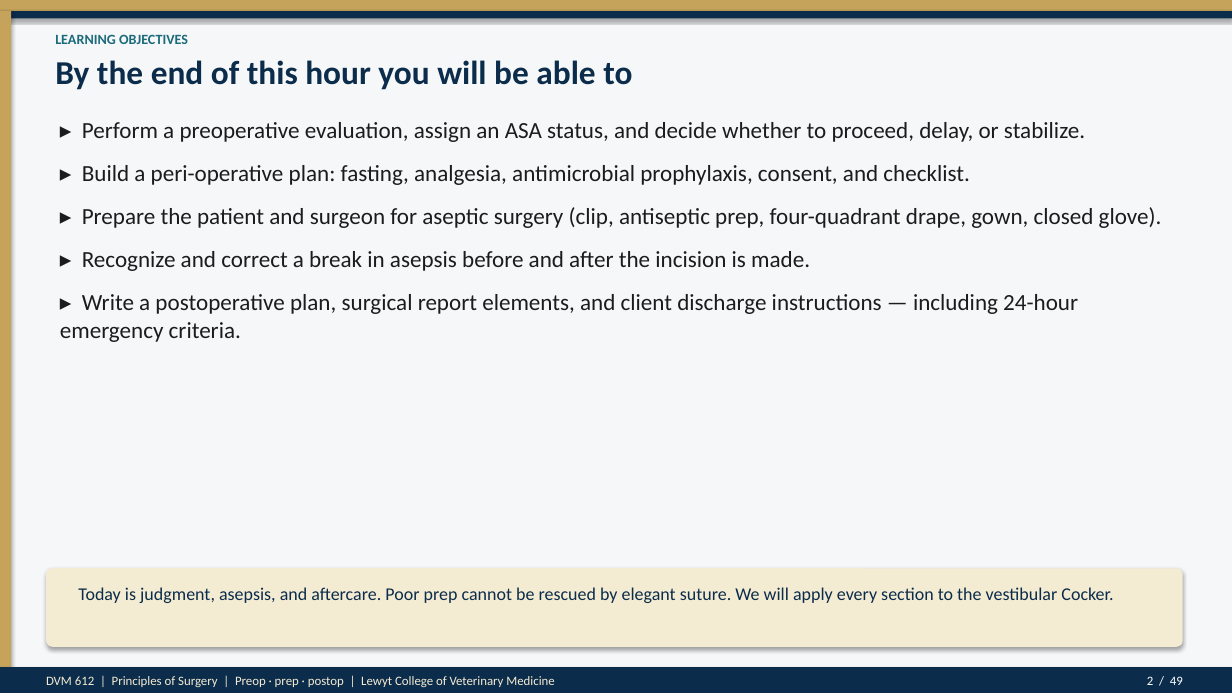
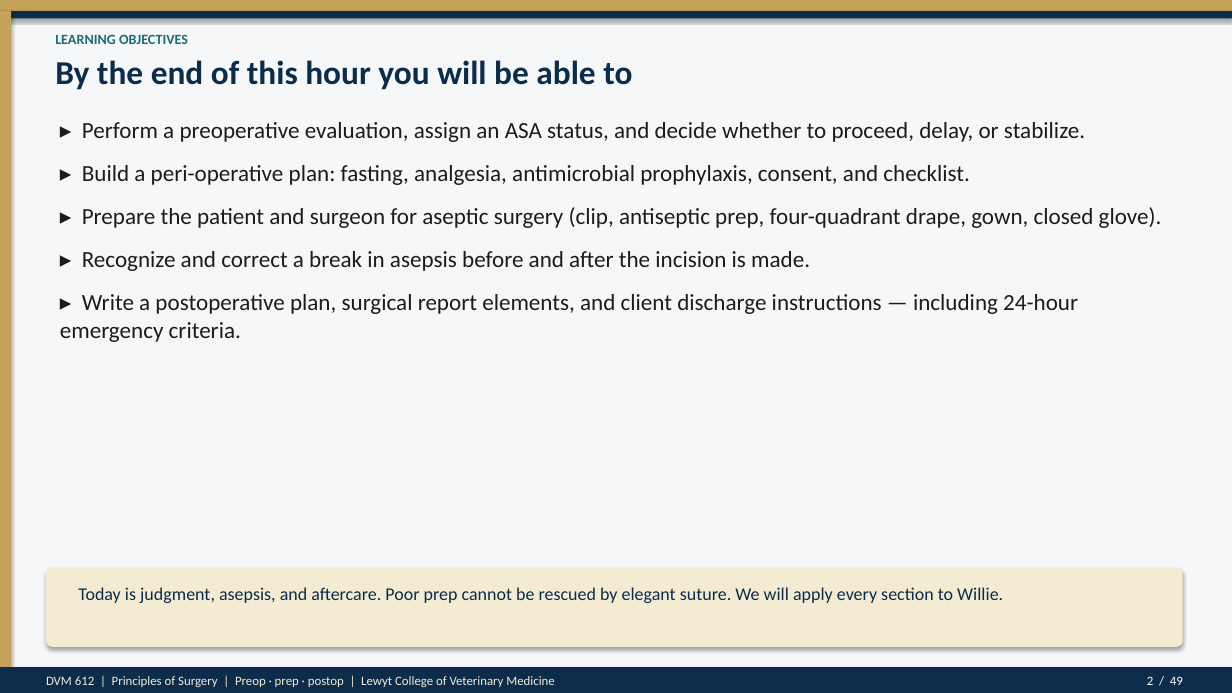
Before and after one commit to drkimvet/happycare, a slide deck: slide 2 of lectures/DVM-612_Week4_Preop_PatientPrep_Postop.pptx. Drawn at 1232x693 pixels with LibreOffice and Linux fonts; fonts in the diff are those of the drawing. Boxes give left, top, right and bottom in pixels: in the first picture for what was removed or moved away, otherwise in the second. Text is boxed around its words. In the diff, an @@ line names an element or a change of style, - is before the commit and + after.

```diff
--- a/lectures/DVM-612_Week4_Preop_PatientPrep_Postop.pptx
+++ b/lectures/DVM-612_Week4_Preop_PatientPrep_Postop.pptx
@@ text at (x1=78, y1=587, x2=1003, y2=603): text changed @@
-Today is judgment, asepsis, and aftercare. Poor prep cannot be rescued by elegant suture. We will apply every section to the vestibular Cocker.
+Today is judgment, asepsis, and aftercare. Poor prep cannot be rescued by elegant suture. We will apply every section to Willie.
```
Also in this commit, not shown: 8 other slides changed, 1 slide added, 1 slide removed, 2 other files.
